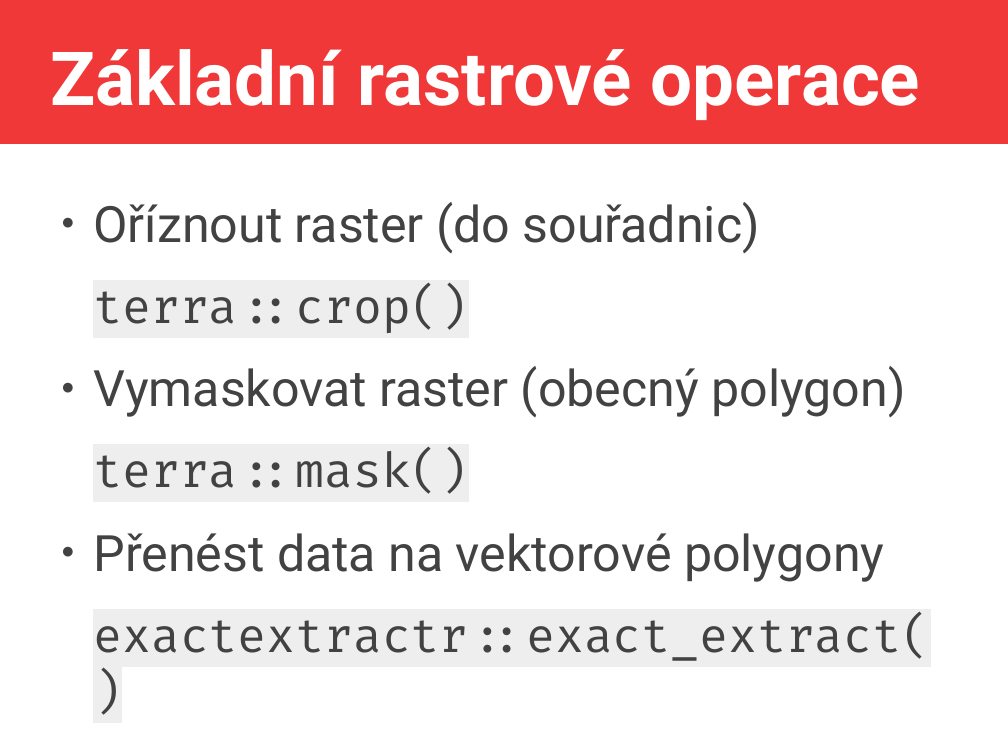
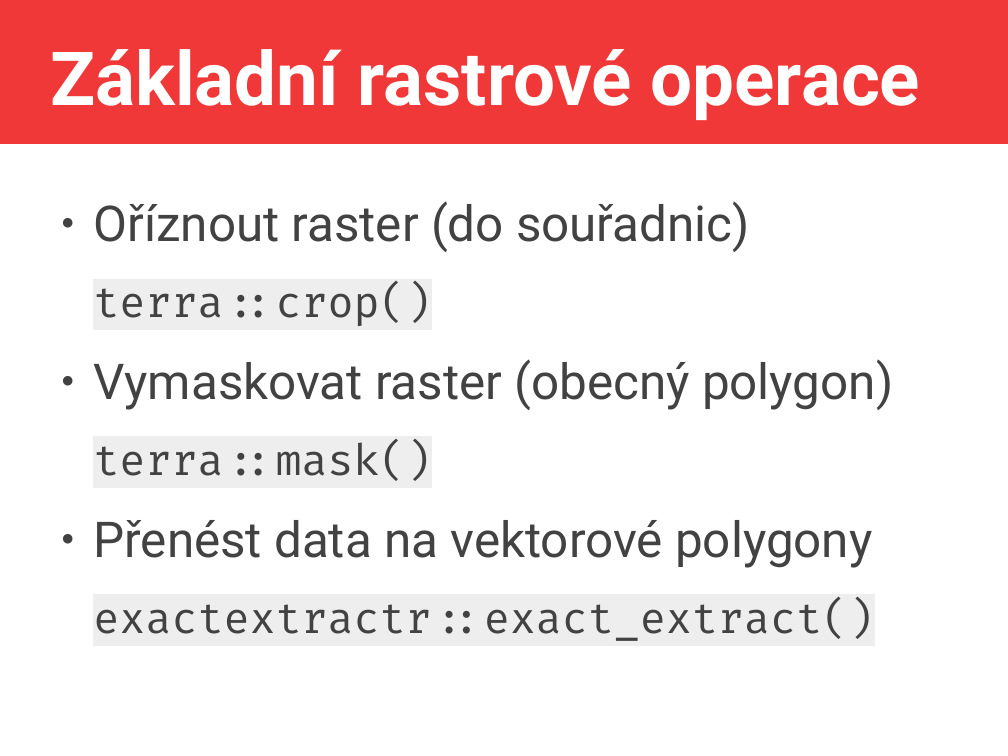
Before and after one commit to jlacko/4EK418, a slide deck: slide 17 of prez/4 - operace mezi objekty.odp. Drawn at 1008x756 pixels with LibreOffice and Linux fonts; fonts in the diff are those of the drawing. Boxes give left, top, right and bottom in pixels: in the first picture for what was removed or moved away, otherwise in the second. Text is boxed around its words. In the diff, an @@ line names an element or a change of style, - is before the commit and + after.

```diff
--- a/prez/4 - operace mezi objekty.odp
+++ b/prez/4 - operace mezi objekty.odp
@@ text "Oříznout raster (do souřadnic)" at [93, 201, 893, 641]: size 39.5 to 38.9 pt in "Oříznout raster (do souřadnic)", "Vymaskovat raster (obecný polygon)", "Přenést data na vektorové polygony"; size 37 to 33.3 pt in "terra::crop()", "terra::mask()", "exactextractr::exact_extract()" @@
```
Also in this commit, not shown: 2 other slides changed, 1 other file.
